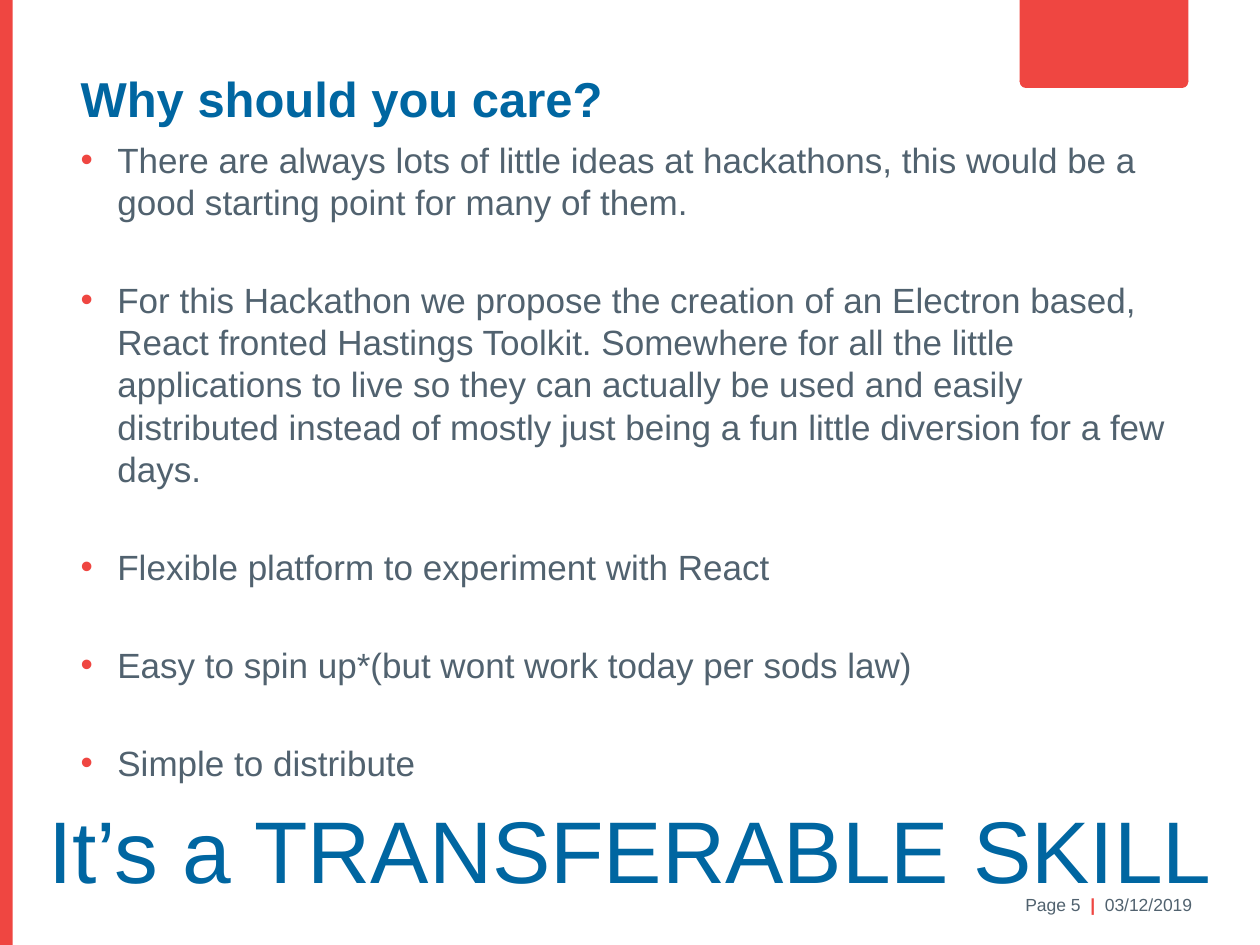
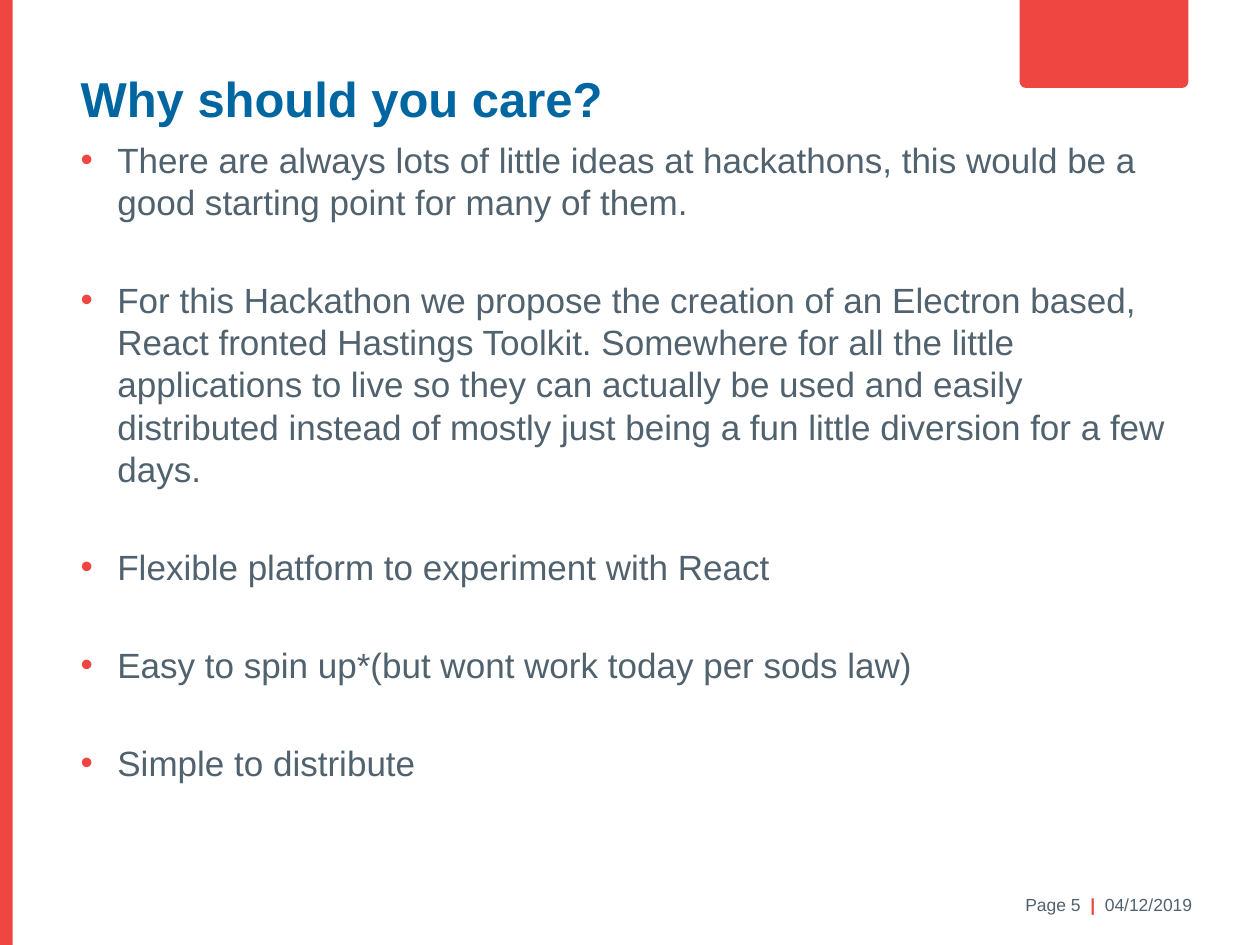
Before and after one commit to antonmaeso/HastingsPier, a slide deck: slide 5 of Electron Brownbag.pptx. Drawn at 1260x945 pixels with LibreOffice and Linux fonts; fonts in the diff are those of the drawing; background and template pictures are left out. Boxes give left, top, right and bottom in pixels: in the first picture for what was removed or moved away, otherwise in the second. Text is boxed around its words. In the diff, an @@ line names an element or a change of style, - is before the commit and + after.

```diff
--- a/Electron Brownbag.pptx
+++ b/Electron Brownbag.pptx
@@ text removed at <box>48,822,1211,900</box> @@
-It’s a TRANSFERABLE SKILL
@@ text at <box>1025,898,1192,915</box>: text changed @@
-Page 5 | 03/12/2019
+Page 5 | 04/12/2019
```
Also in this commit, not shown: 3 other slides changed, 1 slide added, 1 slide removed, 4 other files.
